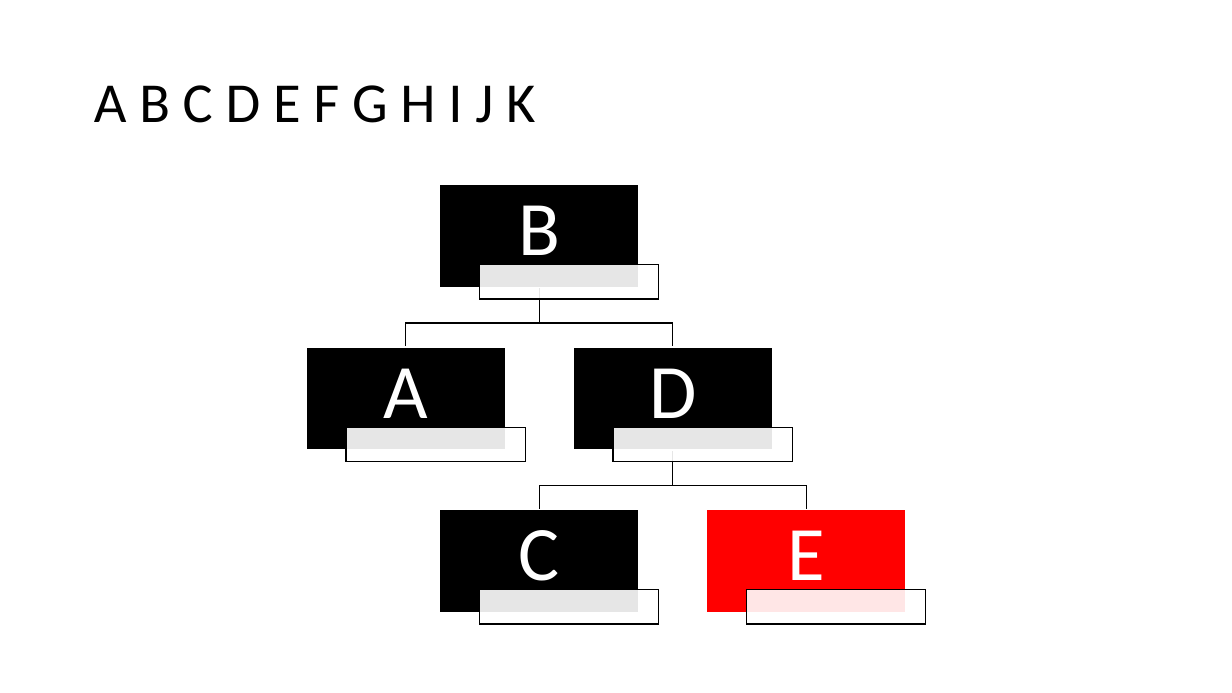
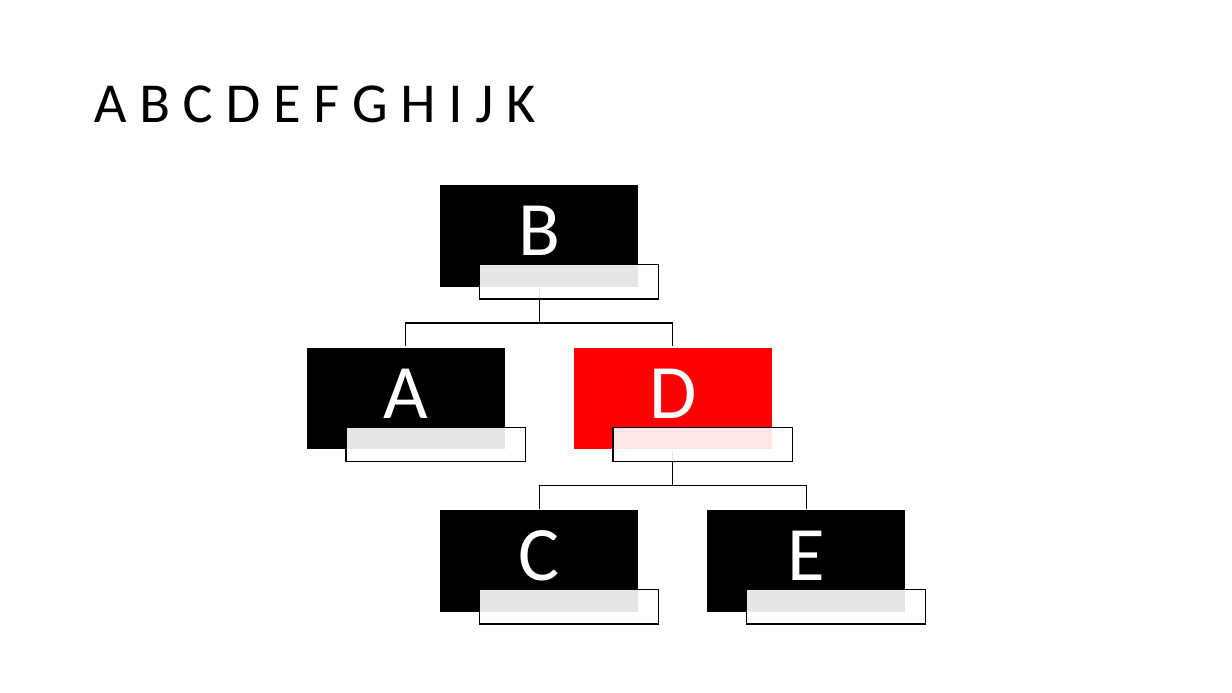
Before and after one commit to TeamOhneNamen/haw.bai3.adp, a slide deck: slide 25 of doc/p3/3.3.pptx (slide 24 before the commit). Drawn at 1232x693 pixels with LibreOffice and Linux fonts; fonts in the diff are those of the drawing. Boxes give left, top, right and bottom in pixels: in the first picture for what was removed or moved away, otherwise in the second. Text is boxed around its words. In the diff, an @@ line names an element or a change of style, - is before the commit and + after.

```diff
--- a/doc/p3/3.3.pptx
+++ b/doc/p3/3.3.pptx
@@ rectangle at [573,348,772,450]: fill #000000 to #FF0000 @@
@@ rectangle at [707,510,906,613]: fill #FF0000 to #000000 @@
```
Also in this commit, not shown: 7 other slides changed, 11 slides added.
